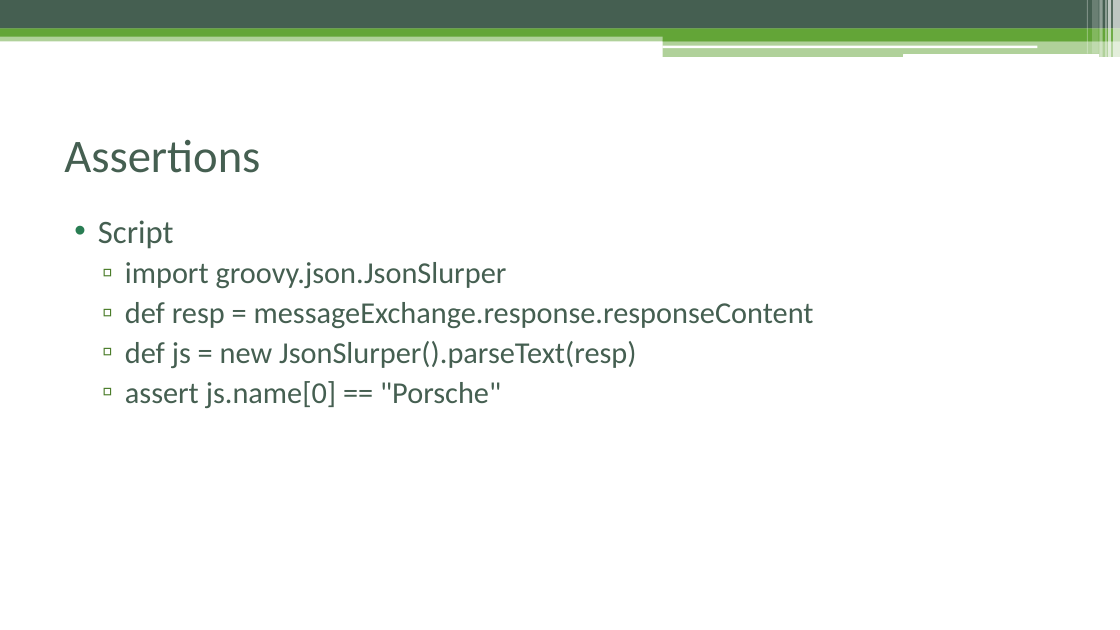
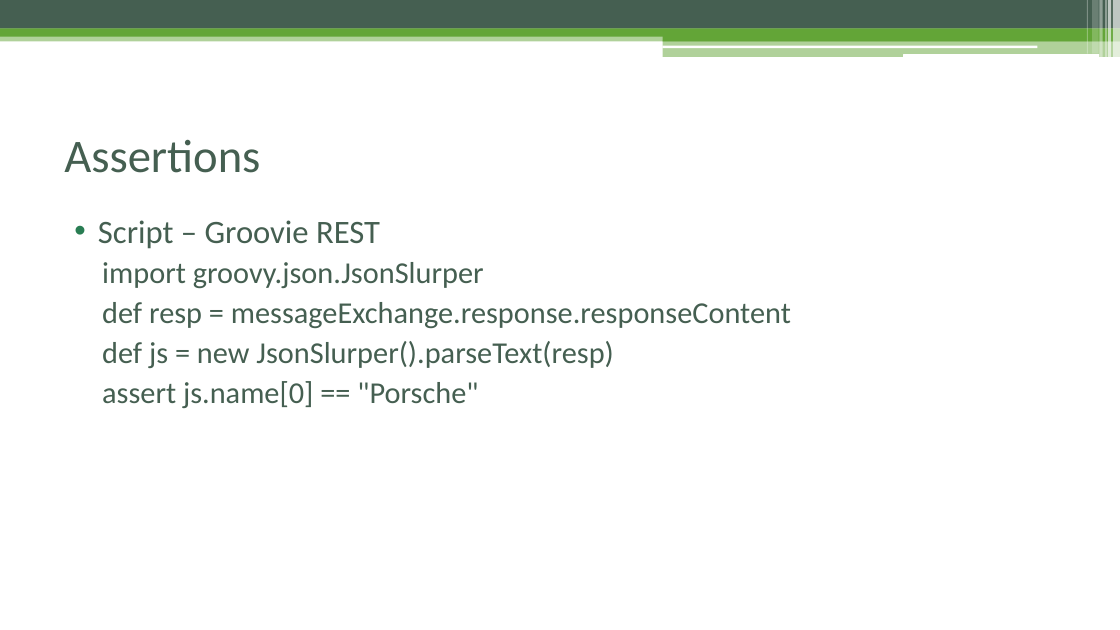
Before and after one commit to czyzyk29/SoapUI_Workshop, a slide deck: slide 33 of Warsztat_soapUI.pptx (slide 34 before the commit). Drawn at 1120x630 pixels with LibreOffice and Linux fonts; fonts in the diff are those of the drawing. Boxes give left, top, right and bottom in pixels: in the first picture for what was removed or moved away, otherwise in the second. Text is boxed around its words. In the diff, an @@ line names an element or a change of style, - is before the commit and + after.

```diff
--- a/Warsztat_soapUI.pptx
+++ b/Warsztat_soapUI.pptx
@@ text at (98, 220, 380, 249): text changed @@
-• Script
+• Script – Groovie REST
@@ text at (102, 262, 791, 408): bullet ▫ to none @@
```
Also in this commit, not shown: 13 other slides changed, 1 slide removed, 3 other files.
